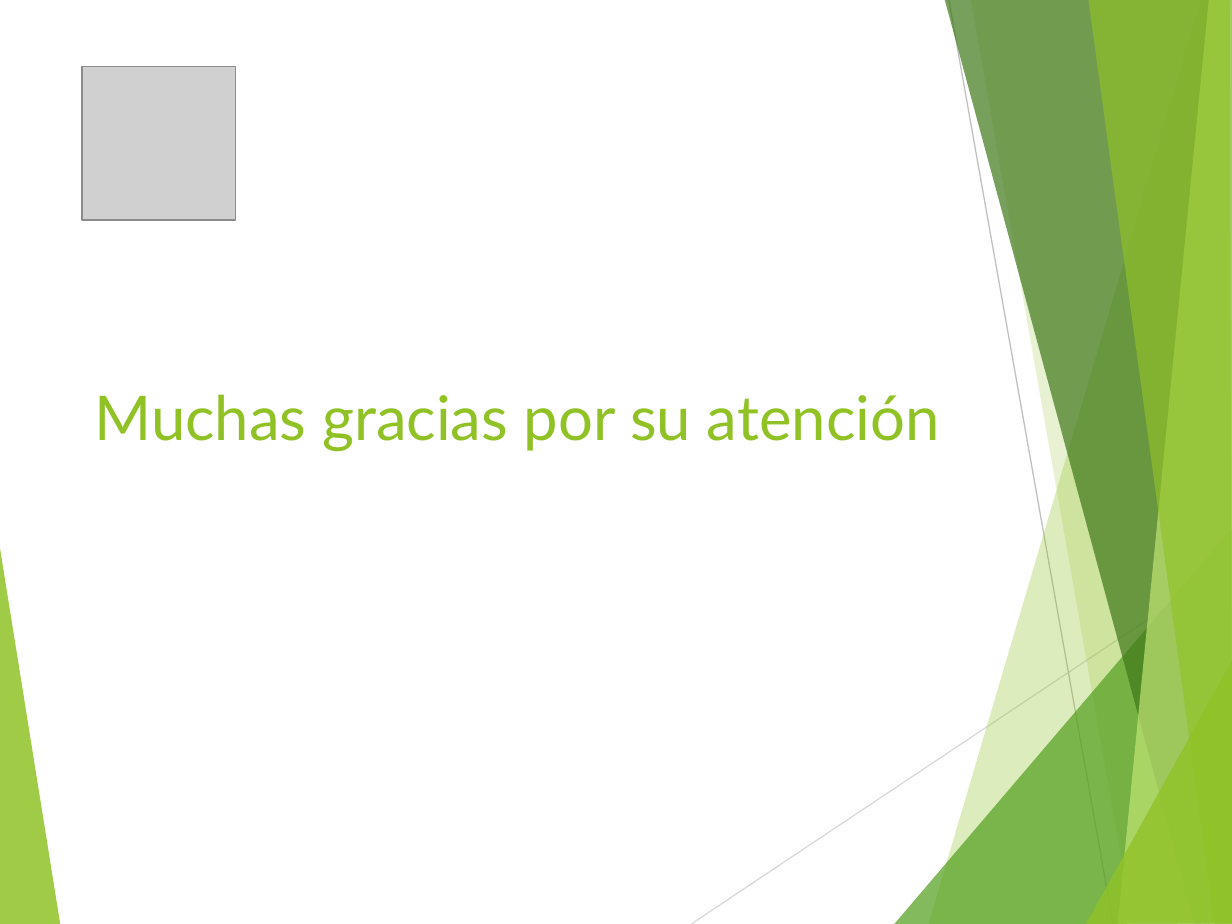
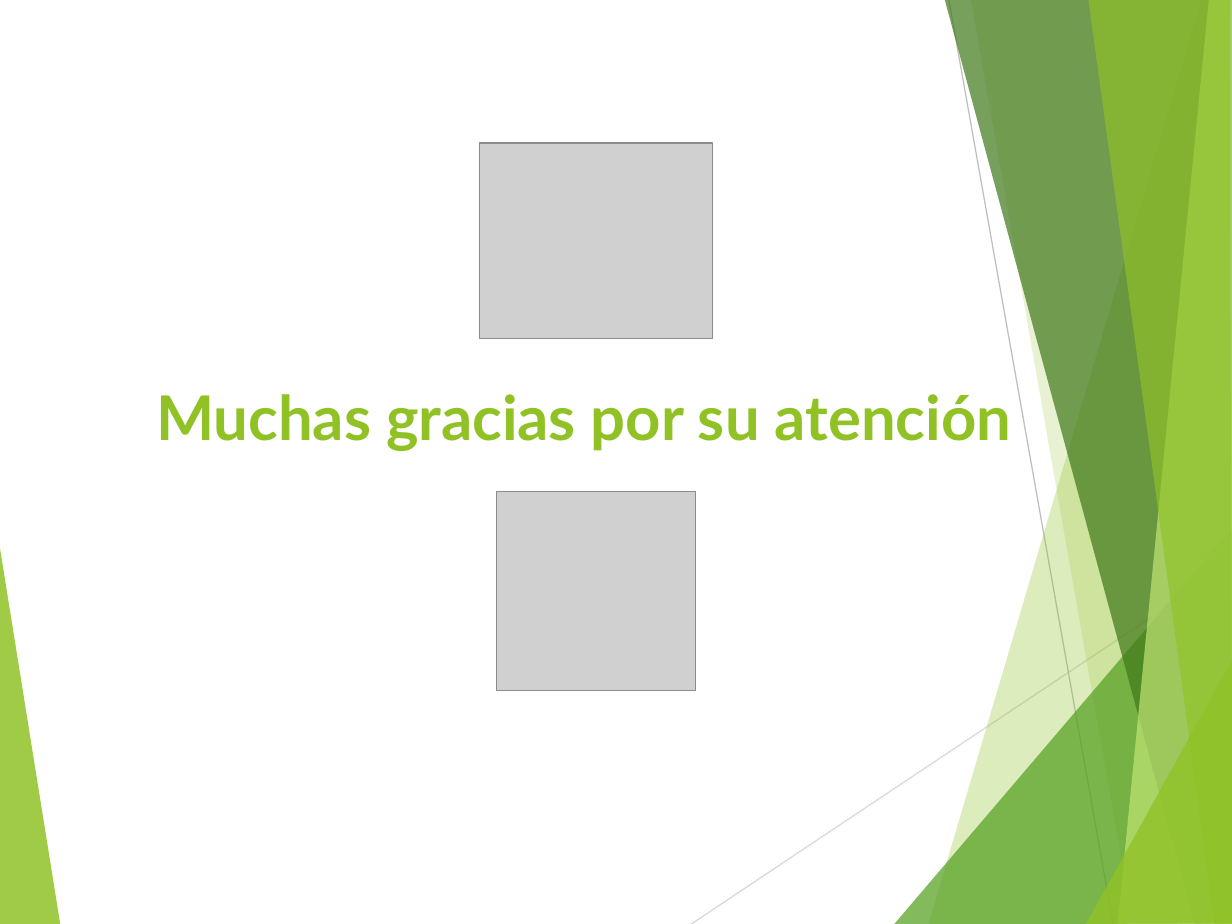
Before and after one commit to vixo23/ING-DE-SOFTWARE, a slide deck: slide 10 of INCREMENTO3/Ppt/PPt Tercer incremento scrum++.pptx. Drawn at 1232x924 pixels with LibreOffice and Linux fonts; fonts in the diff are those of the drawing; grey boxes stand for pictures. Boxes give left, top, right and bottom in pixels: in the first picture for what was removed or moved away, otherwise in the second. Text is boxed around its words. In the diff, an @@ line names an element or a change of style, - is before the commit and + after.

```diff
--- a/INCREMENTO3/Ppt/PPt Tercer incremento scrum++.pptx
+++ b/INCREMENTO3/Ppt/PPt Tercer incremento scrum++.pptx
@@ picture added at (x1=479, y1=143, x2=712, y2=339) @@
@@ title "Muchas gracias por su atención" moved from (x1=94, y1=394, x2=940, y2=452) to (x1=156, y1=394, x2=1012, y2=451) @@
@@ title "Muchas gracias por su atención" at (x1=156, y1=394, x2=1012, y2=451): bold on @@
@@ picture resized from (x1=83, y1=67, x2=235, y2=219) to (x1=496, y1=492, x2=696, y2=691) @@
```
Also in this commit, not shown: 8 other slides changed, 1 slide added, 1 slide removed, 1 other file.
